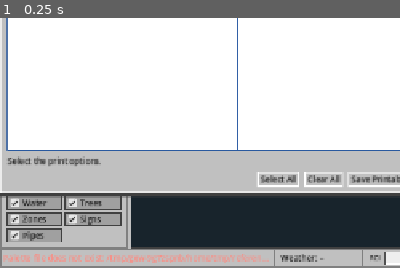
Above: before the commit, frame 1.
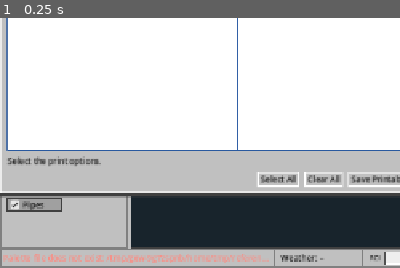
Above: after the commit, the same moment.

Repository: nicholas-ochoa/OpenSC2K
Game: Godot game, scene res://main.tscn
The game is run twice, just before and just after one commit, with the same random seed, the same clock (stepped at 60 frames per second) and the same inputs.
Inputs:
- Up to frame 1 (0.25 s): no input
The pictures show only the part of the screen within x 0-50%, y 50-100%; the shares and areas given below are measured in that part.

The runs differ from the first frame. In frame 1, 3.3% of the frame differs, in the area x 1-31%, y 71-90%.

Commit message:
toolbar owns the tool palette

Diff:
--- a/game/src/main.gd
+++ b/game/src/main.gd
@@ -175,10 +175,6 @@
 var disasters_menu: MenuButton
 var view_visibility_checks: Dictionary = {}
 var view_layers_heading: Label
-var active_tool_group_label: Label
-var child_tool_scroll: ScrollContainer
-var child_tool_grid: GridContainer
-var child_tool_buttons: Dictionary = {}
 var city_toolbar: CityToolbar
 var undo_button: Button
 var zoom_label: Label
@@ -186,7 +182,6 @@
 var zoom_out_button: Button
 var rotate_counter_clockwise_button: Button
 var rotate_clockwise_button: Button
-var toolbar_buttons: Array[Button] = []
 var sign_dialog: CitySignDialog
 var bridge_dialog: BridgeSelectionDialog
 var pending_bridge_request: Dictionary = {}
@@ -445,6 +440,7 @@
 
 	city_toolbar = city_workspace.toolbar
 	city_toolbar.group_requested.connect(_choose_tool_group)
+	city_toolbar.subtool_requested.connect(_select_subtool)
 	city_toolbar.rotate_requested.connect(_rotate_city)
 	city_toolbar.zoom_out_requested.connect(_zoom_out)
 	city_toolbar.zoom_in_requested.connect(_zoom_in)
@@ -455,15 +451,11 @@
 	city_toolbar.underground_pipes_visibility_requested.connect(
 		_set_underground_pipes_visible
 	)
-	toolbar_buttons = city_toolbar.toolbar_buttons
 	rotate_counter_clockwise_button = city_toolbar.rotate_counter_clockwise_button
 	rotate_clockwise_button = city_toolbar.rotate_clockwise_button
 	zoom_out_button = city_toolbar.zoom_out_button
 	zoom_in_button = city_toolbar.zoom_in_button
 	zoom_label = city_toolbar.zoom_label
-	active_tool_group_label = city_toolbar.active_tool_group_label
-	child_tool_scroll = city_toolbar.child_tool_scroll
-	child_tool_grid = city_toolbar.child_tool_grid
 	undo_button = city_toolbar.undo_button
 	view_layers_heading = city_toolbar.view_layers_heading
 	view_visibility_checks = city_toolbar.view_visibility_checks
@@ -1024,9 +1016,8 @@
 
 
 func _refresh_child_tool_icons() -> void:
-	for subtool_index in child_tool_buttons:
-		var button: Button = child_tool_buttons[subtool_index]
-		button.icon = _tool_button_icon(selected_group, int(subtool_index))
+	if city_toolbar != null:
+		city_toolbar.refresh_child_tool_icons(selected_group, _tool_button_icon)
 
 
 func _zoom_in() -> void:
@@ -3316,56 +3307,12 @@
 	if index < 0 or index >= Tools.GROUPS.size():
 		return
 	selected_group = index
-	for button_index in toolbar_buttons.size():
-		toolbar_buttons[button_index].button_pressed = button_index == selected_group
 	if selected_group == Dispatch.GROUP_DISPATCH:
 		dispatch_cycles = PackedInt32Array([0, 0, 0])
 		dispatch_initialized = false
-	var group := Tools.group(selected_group)
-	for child in child_tool_grid.get_children():
-		child_tool_grid.remove_child(child)
-		child.queue_free()
-	child_tool_buttons.clear()
-	var show_child_palette := selected_group < 15
-	active_tool_group_label.visible = show_child_palette
-	child_tool_scroll.visible = show_child_palette
-	if not show_child_palette:
-		selected_subtool = 0
-		_update_edit_state()
-		return
-	active_tool_group_label.text = str(group.name)
-	var child_button_group := ButtonGroup.new()
-	var first_available_subtool := -1
-	for subtool_index in group.tools.size():
-		if selected_group == 3 and subtool_index == 1:
-			continue
-		if ToolState.is_tool_variant(selected_group, subtool_index):
-			continue
-		var tool := Tools.tool(selected_group, subtool_index)
-		var price := "Free" if tool.cost == 0 else "$%s" % _format_number(tool.cost)
-		var button := Button.new()
-		button.custom_minimum_size = Vector2(175, 36)
-		button.size_flags_horizontal = Control.SIZE_EXPAND_FILL
-		button.toggle_mode = true
-		button.button_group = child_button_group
-		button.text = "%s\n%s" % [tool.name, price]
-		button.clip_text = true
-		button.icon = _tool_button_icon(selected_group, subtool_index)
-		button.icon_alignment = HORIZONTAL_ALIGNMENT_LEFT
-		button.vertical_icon_alignment = VERTICAL_ALIGNMENT_CENTER
-		button.pressed.connect(_select_subtool.bind(subtool_index))
-		var available := city == null or ToolAvailability.is_available(
-			city, selected_group, subtool_index
-		)
-		button.disabled = not available
-		button.tooltip_text = _tool_button_tooltip(
-			selected_group, subtool_index, available
-		)
-		child_tool_grid.add_child(button)
-		child_tool_buttons[subtool_index] = button
-		if available and first_available_subtool < 0:
-			first_available_subtool = subtool_index
-	selected_subtool = maxi(0, first_available_subtool)
+	selected_subtool = city_toolbar.show_tool_group(
+		selected_group, city, _tool_button_icon
+	)
 	_sync_child_tool_selection()
 	_update_edit_state()
 
@@ -3379,59 +3326,16 @@
 
 
 func _sync_child_tool_selection() -> void:
-	var displayed_subtool := selected_subtool
-	if selected_group == 5 and selected_subtool >= 5:
-		displayed_subtool = 4
-	for subtool_index in child_tool_buttons:
-		var button: Button = child_tool_buttons[subtool_index]
-		button.button_pressed = int(subtool_index) == displayed_subtool
-
-
-func _tool_button_tooltip(
-	group_index: int, subtool_index: int, available: bool
-) -> String:
-	var tool := Tools.tool(group_index, subtool_index)
-	if tool.is_empty():
-		return ""
-	var price := "Free" if int(tool.cost) == 0 else "$%s" % _format_number(tool.cost)
-	var lines := PackedStringArray([
-		str(tool.name),
-		"Cost: %s" % price,
-	])
-	if int(tool.area) > 0:
-		lines.append("Footprint: %d x %d tiles" % [tool.area, tool.area])
-	if group_index == 3 and subtool_index >= 2:
-		var details := Tools.power_plant_details(subtool_index)
-		if not details.is_empty():
-			lines.append("Nominal output: %d MW" % details.output_mw)
-			lines.append("Grid capacity: %s" % details.grid_capacity)
-			lines.append("Pollution factor: %d" % details.pollution)
-			lines.append("Service life: %s" % details.service_life)
-			lines.append(str(details.note))
-	if not available:
-		lines.append("Status: Not available in this city.")
-	return "\n".join(lines)
+	if city_toolbar != null:
+		city_toolbar.sync_child_tool_selection(selected_group, selected_subtool)
 
 
 func _refresh_tool_availability() -> bool:
-	if city == null or child_tool_grid == null:
+	if city == null or city_toolbar == null:
 		return false
-	var changed := false
-	for subtool_index in child_tool_buttons:
-		var available := ToolAvailability.is_available(
-			city, selected_group, int(subtool_index)
-		)
-		var button: Button = child_tool_buttons[subtool_index]
-		if button.disabled == available:
-			button.disabled = not available
-			changed = true
-		button.tooltip_text = _tool_button_tooltip(
-			selected_group, int(subtool_index), available
-		)
-	var current_available := ToolAvailability.is_available(
-		city, selected_group, selected_subtool
-	)
-	return changed or current_available != selected_tool_available
+	return city_toolbar.refresh_tool_availability(
+		city, selected_group, selected_subtool, selected_tool_available
+	)
 
 
 func _update_edit_state() -> void:
--- /dev/null
+++ b/game/src/ui/city_child_tool_palette.gd
@@ -0,0 +1,195 @@
+class_name CityChildToolPalette
+extends VBoxContainer
+
+signal subtool_requested(index: int)
+
+const Tools = preload("res://src/tools/tool_catalog.gd")
+const ToolAvailability = preload("res://src/tools/tool_availability.gd")
+const ToolState = preload("res://src/tools/tool_edit_state.gd")
+const DisplayNumbers = preload("res://src/ui/display_number_format.gd")
+
+var heading: Label
+var scroll: ScrollContainer
+var grid: GridContainer
+var buttons: Dictionary = {}
+
+
+func _ready() -> void:
+	build()
+
+
+func build() -> void:
+	if heading != null:
+		return
+	add_theme_constant_override("separation", 4)
+	heading = Label.new()
+	heading.text = "Selected Group"
+	heading.horizontal_alignment = HORIZONTAL_ALIGNMENT_CENTER
+	heading.add_theme_color_override("font_color", Color("000080"))
+	heading.add_theme_font_size_override("font_size", 13)
+	add_child(heading)
+	scroll = ScrollContainer.new()
+	scroll.custom_minimum_size = Vector2(0, 96)
+	scroll.size_flags_horizontal = Control.SIZE_EXPAND_FILL
+	scroll.size_flags_vertical = Control.SIZE_EXPAND_FILL
+	scroll.horizontal_scroll_mode = ScrollContainer.SCROLL_MODE_DISABLED
+	add_child(scroll)
+	grid = GridContainer.new()
+	grid.columns = 1
+	grid.add_theme_constant_override("h_separation", 3)
+	grid.add_theme_constant_override("v_separation", 3)
+	grid.size_flags_horizontal = Control.SIZE_EXPAND_FILL
+	scroll.add_child(grid)
+
+
+func show_tool_group(
+	group_index: int,
+	city: CityState,
+	icon_provider: Callable = Callable(),
+) -> int:
+	if group_index < 0 or group_index >= Tools.GROUPS.size():
+		return 0
+	_clear_buttons()
+	var visible_group := group_index < 15
+	heading.visible = visible_group
+	scroll.visible = visible_group
+	if not visible_group:
+		return 0
+	var group := Tools.group(group_index)
+	heading.text = str(group.name)
+	var button_group := ButtonGroup.new()
+	var first_available_subtool := -1
+	for subtool_index in group.tools.size():
+		if group_index == 3 and subtool_index == 1:
+			continue
+		if ToolState.is_tool_variant(group_index, subtool_index):
+			continue
+		var available := city == null or ToolAvailability.is_available(
+			city, group_index, subtool_index
+		)
+		var button := _create_button(
+			group_index,
+			subtool_index,
+			button_group,
+			available,
+			icon_provider,
+		)
+		grid.add_child(button)
+		buttons[subtool_index] = button
+		if available and first_available_subtool < 0:
+			first_available_subtool = subtool_index
+	return maxi(0, first_available_subtool)
+
+
+func sync_selection(group_index: int, subtool_index: int) -> void:
+	var displayed_subtool := subtool_index
+	if group_index == 5 and subtool_index >= 5:
+		displayed_subtool = 4
+	for button_subtool in buttons:
+		var button: Button = buttons[button_subtool]
+		button.button_pressed = int(button_subtool) == displayed_subtool
+
+
+func refresh_icons(group_index: int, icon_provider: Callable) -> void:
+	if not icon_provider.is_valid():
+		return
+	for subtool_index in buttons:
+		var button: Button = buttons[subtool_index]
+		button.icon = icon_provider.call(group_index, int(subtool_index))
+
+
+func refresh_availability(
+	city: CityState,
+	group_index: int,
+	selected_subtool: int,
+	selected_was_available: bool,
+) -> bool:
+	if city == null:
+		return false
+	var changed := false
+	for subtool_index in buttons:
+		var available := ToolAvailability.is_available(
+			city, group_index, int(subtool_index)
+		)
+		var button: Button = buttons[subtool_index]
+		if button.disabled == available:
+			button.disabled = not available
+			changed = true
+		button.tooltip_text = tool_button_tooltip(
+			group_index, int(subtool_index), available
+		)
+	var selected_available := ToolAvailability.is_available(
+		city, group_index, selected_subtool
+	)
+	return changed or selected_available != selected_was_available
+
+
+func tool_button_tooltip(
+	group_index: int, subtool_index: int, available: bool
+) -> String:
+	var tool := Tools.tool(group_index, subtool_index)
+	if tool.is_empty():
+		return ""
+	var price := _tool_price(tool)
+	var lines := PackedStringArray([
+		str(tool.name),
+		"Cost: %s" % price,
+	])
+	if int(tool.area) > 0:
+		lines.append("Footprint: %d x %d tiles" % [tool.area, tool.area])
+	if group_index == 3 and subtool_index >= 2:
+		var details := Tools.power_plant_details(subtool_index)
+		if not details.is_empty():
+			lines.append("Nominal output: %d MW" % details.output_mw)
+			lines.append("Grid capacity: %s" % details.grid_capacity)
+			lines.append("Pollution factor: %d" % details.pollution)
+			lines.append("Service life: %s" % details.service_life)
+			lines.append(str(details.note))
+	if not available:
+		lines.append("Status: Not available in this city.")
+	return "\n".join(lines)
+
+
+func _clear_buttons() -> void:
+	for child in grid.get_children():
+		grid.remove_child(child)
+		child.queue_free()
+	buttons.clear()
+
+
+func _create_button(
+	group_index: int,
+	subtool_index: int,
+	button_group: ButtonGroup,
+	available: bool,
+	icon_provider: Callable,
+) -> Button:
+	var tool := Tools.tool(group_index, subtool_index)
+	var button := Button.new()
+	button.custom_minimum_size = Vector2(175, 36)
+	button.size_flags_horizontal = Control.SIZE_EXPAND_FILL
+	button.toggle_mode = true
+	button.button_group = button_group
+	button.text = "%s\n%s" % [tool.name, _tool_price(tool)]
+	button.clip_text = true
+	button.icon = (
+		icon_provider.call(group_index, subtool_index)
+		if icon_provider.is_valid()
+		else null
+	)
+	button.icon_alignment = HORIZONTAL_ALIGNMENT_LEFT
+	button.vertical_icon_alignment = VERTICAL_ALIGNMENT_CENTER
+	button.disabled = not available
+	button.tooltip_text = tool_button_tooltip(
+		group_index, subtool_index, available
+	)
+	button.pressed.connect(subtool_requested.emit.bind(subtool_index))
+	return button
+
+
+func _tool_price(tool: Dictionary) -> String:
+	return (
+		"Free"
+		if int(tool.cost) == 0
+		else "$%s" % DisplayNumbers.format(int(tool.cost))
+	)
--- a/game/src/ui/city_toolbar.gd
+++ b/game/src/ui/city_toolbar.gd
@@ -2,6 +2,7 @@
 extends PanelContainer
 
 signal group_requested(index: int)
+signal subtool_requested(index: int)
 signal rotate_requested(counter_clockwise: bool)
 signal zoom_out_requested
 signal zoom_in_requested
@@ -13,6 +14,7 @@
 
 const Tools = preload("res://src/tools/tool_catalog.gd")
 const ClassicStyle = preload("res://src/ui/classic_ui_style.gd")
+const ChildToolPalette = preload("res://src/ui/city_child_tool_palette.gd")
 const MAP_DISPLAY_MODES := ["city", "underground"]
 const GROUP_ICON_REGIONS := [
 	Rect2i(0, 0, 23, 23), Rect2i(24, 0, 26, 23), Rect2i(50, 0, 20, 23),
@@ -33,6 +35,8 @@
 var active_tool_group_label: Label
 var child_tool_scroll: ScrollContainer
 var child_tool_grid: GridContainer
+var child_tool_buttons: Dictionary = {}
+var child_palette: CityChildToolPalette
 var undo_button: Button
 var view_layers_heading: Label
 var view_visibility_checks: Dictionary = {}
@@ -126,24 +130,14 @@
 	zoom_label.horizontal_alignment = HORIZONTAL_ALIGNMENT_CENTER
 	zoom_row.add_child(zoom_label)
 
-	active_tool_group_label = Label.new()
-	active_tool_group_label.text = "Selected Group"
-	active_tool_group_label.horizontal_alignment = HORIZONTAL_ALIGNMENT_CENTER
-	active_tool_group_label.add_theme_color_override("font_color", Color("000080"))
-	active_tool_group_label.add_theme_font_size_override("font_size", 13)
-	toolbar.add_child(active_tool_group_label)
-	child_tool_scroll = ScrollContainer.new()
-	child_tool_scroll.custom_minimum_size = Vector2(0, 96)
-	child_tool_scroll.size_flags_horizontal = Control.SIZE_EXPAND_FILL
-	child_tool_scroll.size_flags_vertical = Control.SIZE_EXPAND_FILL
-	child_tool_scroll.horizontal_scroll_mode = ScrollContainer.SCROLL_MODE_DISABLED
-	toolbar.add_child(child_tool_scroll)
-	child_tool_grid = GridContainer.new()
-	child_tool_grid.columns = 1
-	child_tool_grid.add_theme_constant_override("h_separation", 3)
-	child_tool_grid.add_theme_constant_override("v_separation", 3)
-	child_tool_grid.size_flags_horizontal = Control.SIZE_EXPAND_FILL
-	child_tool_scroll.add_child(child_tool_grid)
+	child_palette = ChildToolPalette.new()
+	child_palette.build()
+	child_palette.subtool_requested.connect(subtool_requested.emit)
+	toolbar.add_child(child_palette)
+	active_tool_group_label = child_palette.heading
+	child_tool_scroll = child_palette.scroll
+	child_tool_grid = child_palette.grid
+	child_tool_buttons = child_palette.buttons
 	undo_button = Button.new()
 	undo_button.text = "Undo Last Edit"
 	undo_button.disabled = true
@@ -212,6 +206,47 @@
 	return _toolbar_icon(GROUP_ICON_REGIONS[group_index])
 
 
+func show_tool_group(
+	group_index: int,
+	city: CityState,
+	icon_provider: Callable = Callable(),
+) -> int:
+	if group_index < 0 or group_index >= Tools.GROUPS.size():
+		return 0
+	for button_index in toolbar_buttons.size():
+		toolbar_buttons[button_index].button_pressed = button_index == group_index
+	return child_palette.show_tool_group(group_index, city, icon_provider)
+
+
+func sync_child_tool_selection(group_index: int, subtool_index: int) -> void:
+	child_palette.sync_selection(group_index, subtool_index)
+
+
+func refresh_child_tool_icons(
+	group_index: int, icon_provider: Callable
+) -> void:
+	child_palette.refresh_icons(group_index, icon_provider)
+
+
+func refresh_tool_availability(
+	city: CityState,
+	group_index: int,
+	selected_subtool: int,
+	selected_was_available: bool,
+) -> bool:
+	return child_palette.refresh_availability(
+		city, group_index, selected_subtool, selected_was_available
+	)
+
+
+func tool_button_tooltip(
+	group_index: int, subtool_index: int, available: bool
+) -> String:
+	return child_palette.tool_button_tooltip(
+		group_index, subtool_index, available
+	)
+
+
 func _add_group_button(
 	parent: Control, button_group: ButtonGroup, group_index: int
 ) -> void:
--- a/game/tests/suites/ui_shell_test_suite.gd
+++ b/game/tests/suites/ui_shell_test_suite.gd
@@ -459,17 +459,23 @@
 	menu_bar.free()
 	var toolbar := CityToolbarUi.new(null)
 	toolbar._ready()
+	var first_residential := toolbar.show_tool_group(9, null)
 	_check(
 		toolbar.toolbar_buttons.size() == 18
 		and toolbar.rotate_counter_clockwise_button.disabled
 		and toolbar.rotate_clockwise_button.disabled
 		and toolbar.zoom_label.text == "100%"
 		and toolbar.child_tool_grid.columns == 1
+		and toolbar.child_tool_buttons.size() == 2
+		and first_residential == 0
+		and toolbar.active_tool_group_label.text == "Residential"
+		and toolbar.child_tool_buttons[0].text == "Light Residential\n$5"
+		and toolbar.child_tool_buttons[1].text == "Dense Residential\n$10"
 		and toolbar.undo_button.disabled
 		and toolbar.view_visibility_checks.size() == 7
 		and toolbar.view_visibility_checks["buildings"].button_pressed
 		and toolbar.view_visibility_checks["pipes"].button_pressed,
-		"City toolbar owns tool, view, and layer controls",
+		"City toolbar owns tool groups, child tools, views, and layer controls",
 	)
 	toolbar.free()
 	var workspace := CityWorkspaceUi.new(null)
Not shown, added: game/src/ui/city_child_tool_palette.gd.uid
